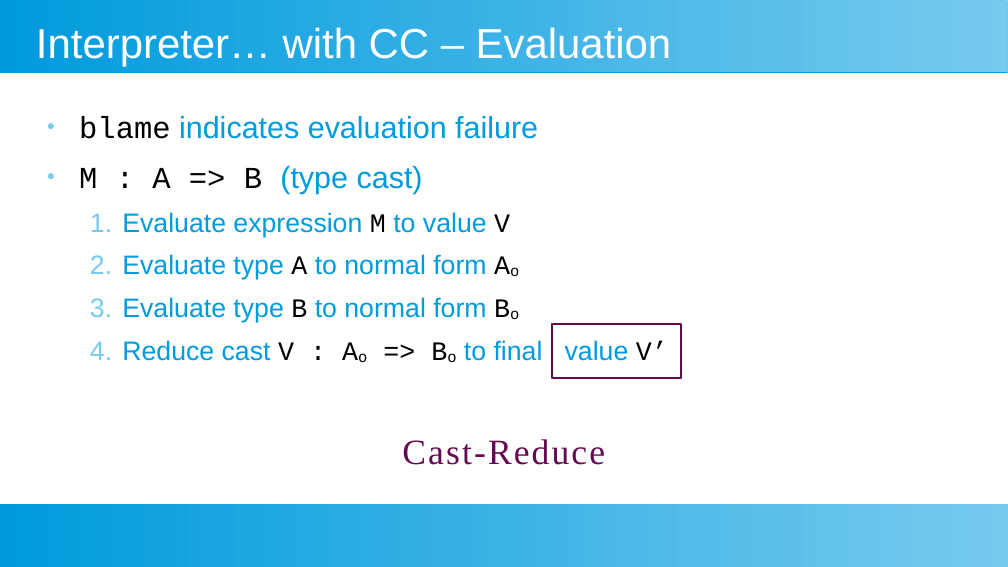
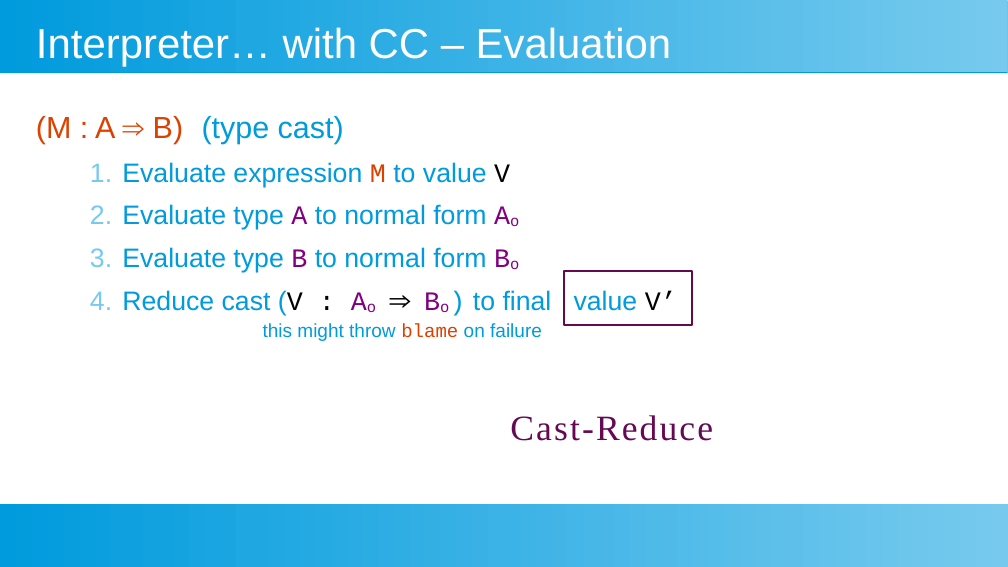
Before and after one commit to leyhline/mastersthesis, a slide deck: slide 18 of presentation.odp. Drawn at 1008x567 pixels with LibreOffice and Linux fonts; fonts in the diff are those of the drawing. Boxes give left, top, right and bottom in pixels: in the first picture for what was removed or moved away, otherwise in the second. Text is boxed around its words. In the diff, an @@ line names an element or a change of style, - is before the commit and + after.

Commit message:
finished presentation

```diff
--- a/presentation.odp
+++ b/presentation.odp
@@ text at <box>36,116,344,144</box>: text changed @@
-● blame indicates evaluation failure
-● M : A => B (type cast)
+(M : A ⇒ B) (type cast)
@@ text at <box>122,162,510,272</box>: text colour #000000 to #DD4100 in "M"; text colour #000000 to #800080 in "A Ao", "B Bo" @@
@@ text at <box>122,290,677,341</box>: text changed @@
-  4. Reduce cast V : Ao => Bo to final value V’
+  4. Reduce cast (V : Ao ⇒ Bo) to final value V’
+        this might throw blame on failure
@@ rectangle: place and size @@
-rectangle at <box>552,324,681,378</box>
+rectangle at <box>564,272,692,326</box>
```
Also in this commit, not shown: 3 other slides changed, 3 slides added.
